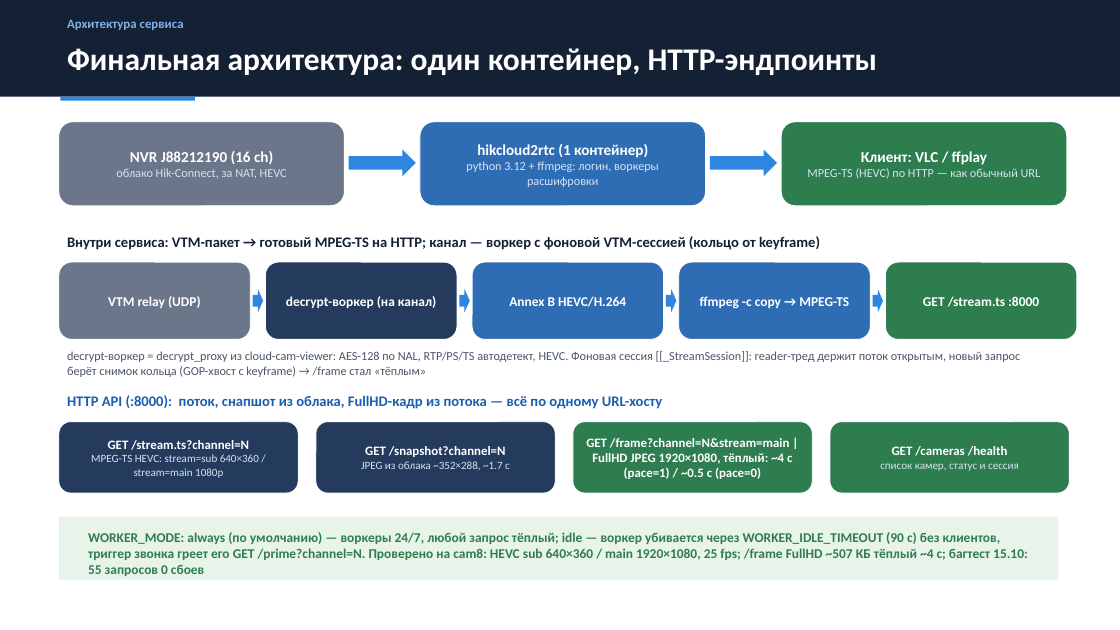
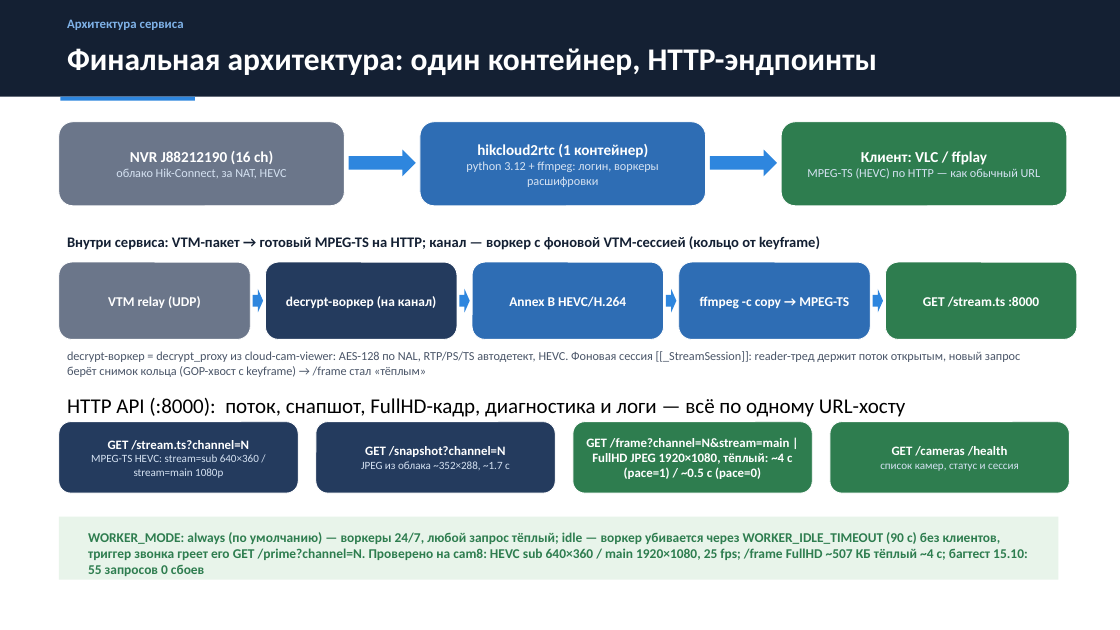
Before and after one commit to halamov/hikcloud2rtc, a slide deck: slide 11 of hikcloud2rtc.pptx. Drawn at 1120x630 pixels with LibreOffice and Linux fonts; fonts in the diff are those of the drawing. Boxes give left, top, right and bottom in pixels: in the first picture for what was removed or moved away, otherwise in the second. Text is boxed around its words. In the diff, an @@ line names an element or a change of style, - is before the commit and + after.

```diff
--- a/hikcloud2rtc.pptx
+++ b/hikcloud2rtc.pptx
@@ text at [67,398,905,417]: text changed; size 12.5 to 18 pt; text colour #1B5EB0 to #000000; bold off @@
-HTTP API (:8000): поток, снапшот из облака, FullHD-кадр из потока — всё по одному URL-хосту
+HTTP API (:8000): поток, снапшот, FullHD-кадр, диагностика и логи — всё по одному URL-хосту
```
Also in this commit, not shown: 2 other slides changed, 1 other file.
